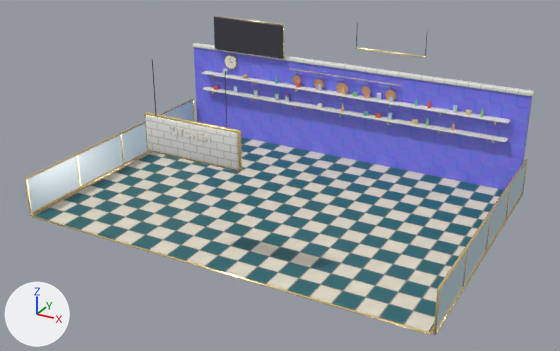
The glTF model kr_layA_shell.glb as it was, and as the next commit left it.
Both versions are drawn from a camera (50 mm lens) standing at (10.07, -18.54, 10.22) and looking at (0.25, -0.68, 1.3). Every picture has the same lights, and +X, +Y and +Z are marked at lower left. The picture after the commit comes second. Vertices at exactly the same position are counted once.

Names of what the first picture shows: 'kr_layA_shell_checker', 'kr_layA_shell_darkwood', 'kr_layA_shell_subway', 'vc_m0_r2', 'vc_m0_r4', 'vc_m8_r2', 'vc_m8_r4' and 1 more.
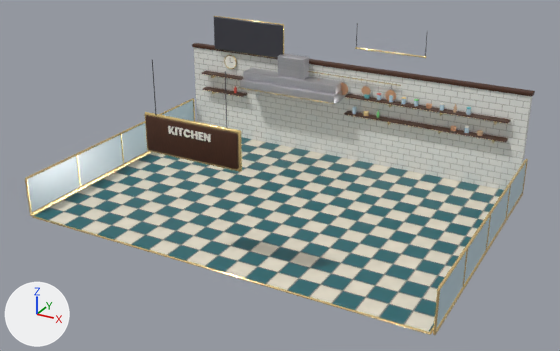
What changed in the scene script:
```text
Change img_image_1:
    img_image_1: load_image('Image_1', '_unpacked/Image_1', 512, 512, 'sRGB') -> load_image('Image_1', '_unpacked/Image_1', 256, 256, 'Non-Color')
Change mat_checker:
    add n3 = _N.new('ShaderNodeNormalMap'); n3.name = 'Normal Map'
    add n3.uv_map = 'UVMap'
    add n4 = _N.new('ShaderNodeTexImage'); n4.name = 'Image Texture.001'
    add n4.image = img_image_1
    where n0 = _N.new('ShaderNodeBsdfPrincipled'); n0.name = 'Principled BSDF'
    add _L.new(n3.outputs[0], n0.inputs[5])  # 'Normal' to 'Normal'
    add _L.new(n4.outputs[0], n3.inputs[1])  # 'Color' to 'Color'
Change mat_subway:
    where n2 = _N.new('ShaderNodeTexImage'); n2.name = 'Image Texture'
    n2.image: img_image_1 -> img_image_2
    add n3 = _N.new('ShaderNodeNormalMap'); n3.name = 'Normal Map'
    add n3.uv_map = 'UVMap'
    add n4 = _N.new('ShaderNodeTexImage'); n4.name = 'Image Texture.001'
    add n4.image = img_image_3
    where n0 = _N.new('ShaderNodeBsdfPrincipled'); n0.name = 'Principled BSDF'
    add _L.new(n3.outputs[0], n0.inputs[5])  # 'Normal' to 'Normal'
    add _L.new(n4.outputs[0], n3.inputs[1])  # 'Color' to 'Color'
Change mat_darkwood:
    where n2 = _N.new('ShaderNodeTexImage'); n2.name = 'Image Texture'
    n2.image: img_image_2 -> img_image_4
    add n3 = _N.new('ShaderNodeNormalMap'); n3.name = 'Normal Map'
    add n3.uv_map = 'UVMap'
    add n4 = _N.new('ShaderNodeTexImage'); n4.name = 'Image Texture.001'
    add n4.image = img_image_5
    where n0 = _N.new('ShaderNodeBsdfPrincipled'); n0.name = 'Principled BSDF'
    add _L.new(n3.outputs[0], n0.inputs[5])  # 'Normal' to 'Normal'
    add _L.new(n4.outputs[0], n3.inputs[1])  # 'Color' to 'Color'
Add mat_steel:
    mat_steel = bpy.data.materials.new('steel')
    # uses the picture img_image_6
    # uses the picture img_image_7
Change me_kr_laya_shell_darkwood:
    remove me_kr_laya_shell_darkwood.from_pydata(...)  # 144 vertices, 272 faces; spans x -6.05..6.05, y -4.61..4.41, z 1.73..4.05
    add me_kr_laya_shell_darkwood.from_pydata(...)  # 192 vertices, 360 faces; spans x -6.05..6.05, y -4.61..4.41, z 1.73..4.05
    me_kr_laya_shell_darkwood part 3: 24 vertices added at x -3.77..-3.75, y 3.9..4.2, z 1.73..2.38
    me_kr_laya_shell_darkwood part 4: 24 vertices added at x 0.15..0.17, y 3.9..4.2, z 1.73..2.38
Change me_vc_m8_r2:
    remove me_vc_m8_r2.from_pydata(...)  # 832 vertices, 1524 faces; spans x -6.16..6.16, y -4.56..4.25, z -0.01..4.45
    add me_vc_m8_r2.from_pydata(...)  # 802 vertices, 1484 faces; spans x -6.16..6.16, y -4.56..4.25, z -0.01..4.45
    me_vc_m8_r2 part 1: a new loose piece, an 8-sided cylinder along x spanning x -3.62..0.02, y 3.388..3.412, z 2.208..2.232, in mat_vc_m8_r2
    me_vc_m8_r2 part 2: 6 loose pieces with 48 vertices, spanning x -3.42..0.02, y 3.95..4.2, z 1.61..2.33, are deleted
Change me_vc_m0_r4:
    remove me_vc_m0_r4.from_pydata(...)  # 752 vertices, 1408 faces; spans x -4.98..4.71, y -4.64..4.18, z 1.77..4.43
    add me_vc_m0_r4.from_pydata(...)  # 588 vertices, 1100 faces; spans x -4.98..4.32, y -4.64..4.18, z 1.77..4.43
    me_vc_m0_r4 part 5: the loose piece of 18 vertices spanning x 0.37..0.55, y 3.96..4.14, z 2.38..2.49 is moved by (0.42, 0.0, 0.0)
    me_vc_m0_r4 part 6: 7 loose pieces with 190 vertices, spanning x -2.53..4.71, y 3.96..4.14, z 1.77..2.63, are deleted
    other edits to the shape of me_vc_m0_r4 do not show in these pictures
Add ob_kr_laya_shell_steel:
    ob_kr_laya_shell_steel = bpy.data.objects.new('kr_layA_shell_steel', me_kr_laya_shell_steel)  # 120 vertices, 228 faces; spans x -3.6..0.0, y 3.42..4.2, z 2.16..3.42
    ob_kr_laya_shell_steel.location = (0.0, 0.0, 0.0)
Add ob_kr_laya_shell_warmglow:
    ob_kr_laya_shell_warmglow = bpy.data.objects.new('kr_layA_shell_warmglow', me_kr_laya_shell_warmglow)  # 32 vertices, 48 faces; spans x -5.45..5.45, y 3.93..3.95, z 1.72..2.32; in mat_warmglow (beige #ffedc4, glowing beige #ffe1aa)
    ob_kr_laya_shell_warmglow.location = (0.0, 0.0, 0.0)
```

Boxes [x1, y1, x2, y2] around the edits, measured in the pictures (560 x 351 px; the box of a moved part takes in the faces that stretch with it):
'kr_layA_shell_checker', surface changed
    both: [35, 137, 504, 330]
'kr_layA_shell_subway', surface changed (blue to grey)
    both: [194, 47, 532, 190]
'kr_layA_shell_darkwood', surface changed, reshaped
    both: [146, 43, 535, 169]
'vc_m0_r4', reshaped
    before: [168, 17, 484, 142]
    after: [168, 17, 471, 142]
'kr_layA_shell_steel', added
    after: [240, 53, 344, 105]
'kr_layA_shell_warmglow', added
    after: [206, 76, 507, 140]
part 1 of me_vc_m8_r2, added
    after: [241, 88, 334, 104]
part 2 of me_vc_m8_r2, deleted
    before: [252, 82, 344, 117]
part 3 of me_kr_laya_shell_darkwood, added
    after: [202, 71, 247, 97]
part 4 of me_kr_laya_shell_darkwood, added (brown)
    after: [344, 93, 510, 142]
part 5 of me_vc_m0_r4, moved or reshaped
    before: [352, 92, 358, 97]
    after: [364, 94, 370, 99]
part 6 of me_vc_m0_r4, deleted
    before: [275, 76, 484, 125]
